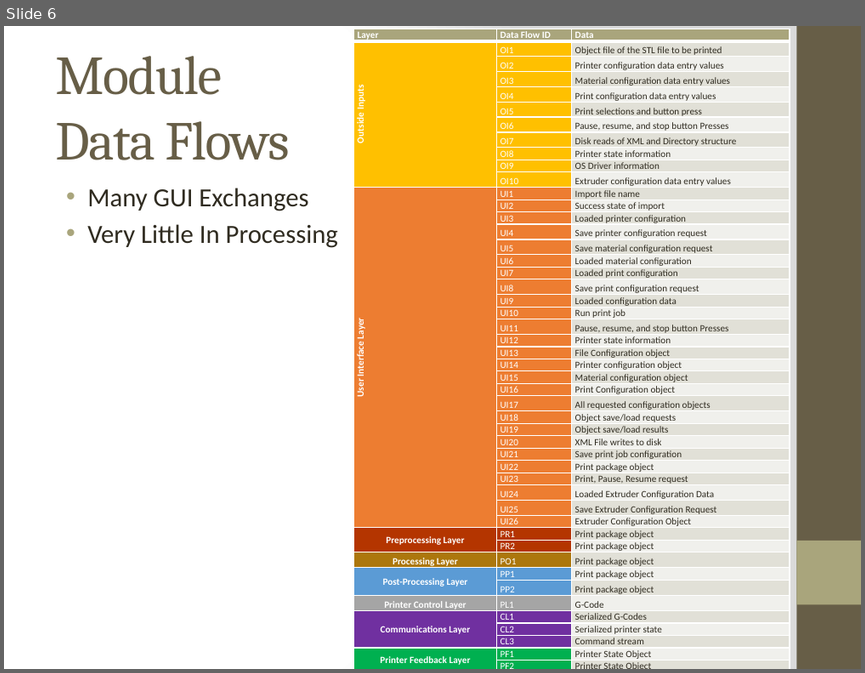
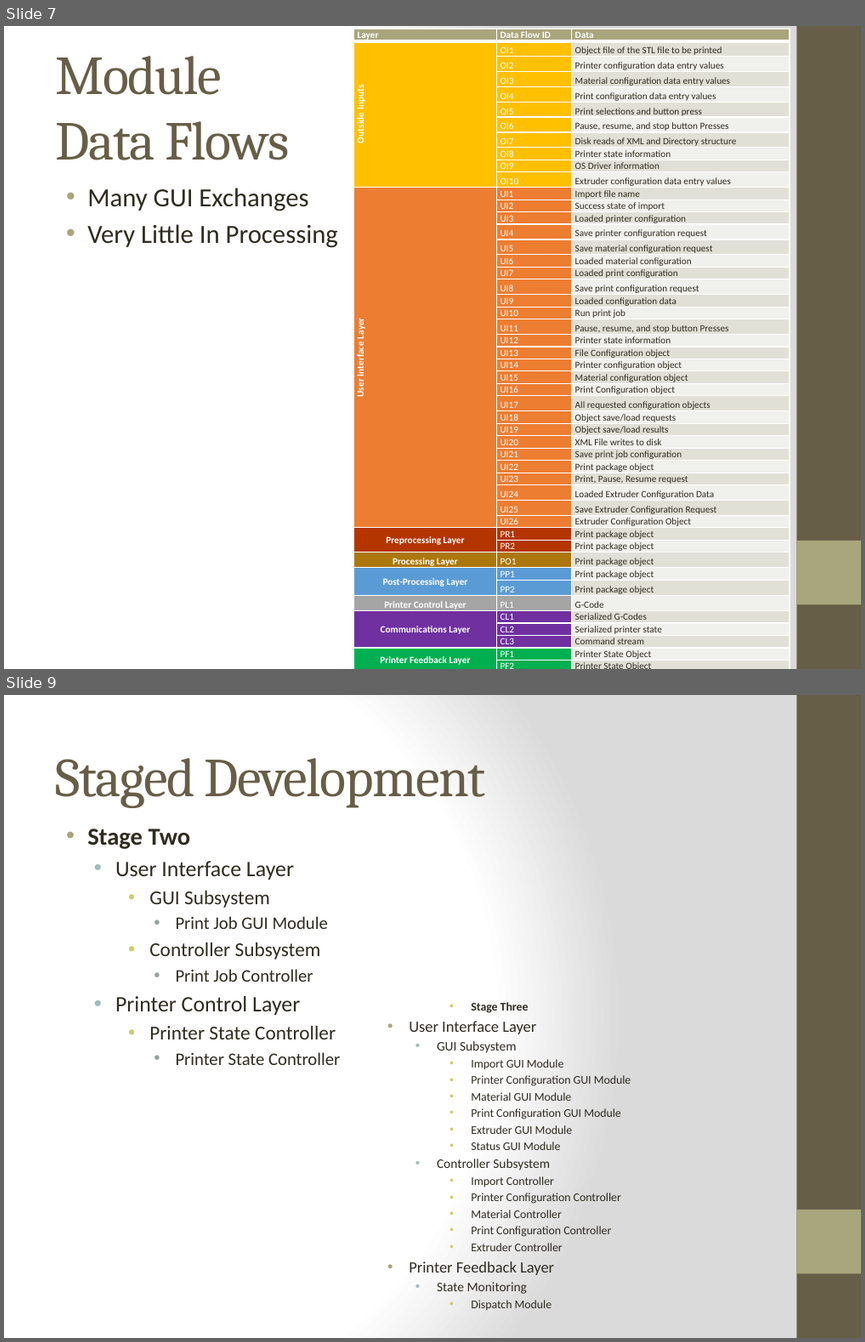
Before and after one commit to qpHalcy0n/SRDesign, a slide deck: Test Plan Presentation/Team Ink3d Test Plan.pptx. Shown one above the other, each under a label of ours: slide 6 before the commit, slides 7 and 9 after it; the slides between them are not shown. The pictures are 865x673 and 865x1342 pixels, drawn with LibreOffice and Linux fonts; fonts in the diff are those of the drawing. Boxes give left, top, right and bottom in pixels: in the first picture for what was removed or moved away, otherwise in the second. Text is boxed around its words. In the diff, an @@ line names an element or a change of style, - is before the commit and + after.

```diff
--- a/Test Plan Presentation/Team Ink3d Test Plan.pptx
+++ b/Test Plan Presentation/Team Ink3d Test Plan.pptx
@@ slide 9 added at [4, 695, 861, 1338], background gradient #FFFFFF to #DADADA; not listed: 2 template elements that a slide beside it also shows @@
@@ title added at [55, 758, 486, 808], 46 pt, text #675E47 @@
+Staged Development
@@ text added at [87, 828, 340, 1065], 14.8 pt, text #2F2B20 @@
+• Stage Two
+  • User Interface Layer
+    • GUI Subsystem
+      • Print Job GUI Module
+    • Controller Subsystem
+      • Print Job Controller
+  • Printer Control Layer
+    • Printer State Controller
+      • Printer State Controller
@@ text added at [409, 1021, 631, 1310], 9.9 pt, text #2F2B20 @@
+    • Stage Three
+• User Interface Layer
+  • GUI Subsystem
+    • Import GUI Module
+    • Printer Configuration GUI Module
+    • Material GUI Module
+    • Print Configuration GUI Module
+    • Extruder GUI Module
+    • Status GUI Module
+  • Controller Subsystem
+    • Import Controller
+    • Printer Configuration Controller
+    • Material Controller
+    • Print Configuration Controller
+    • Extruder Controller
+• Printer Feedback Layer
+  • State Monitoring
+    • Dispatch Module
@@ what was slide 6 is now slide 7 @@
```
Also in this commit, not shown: 45 other slides added, 1 slide removed.
